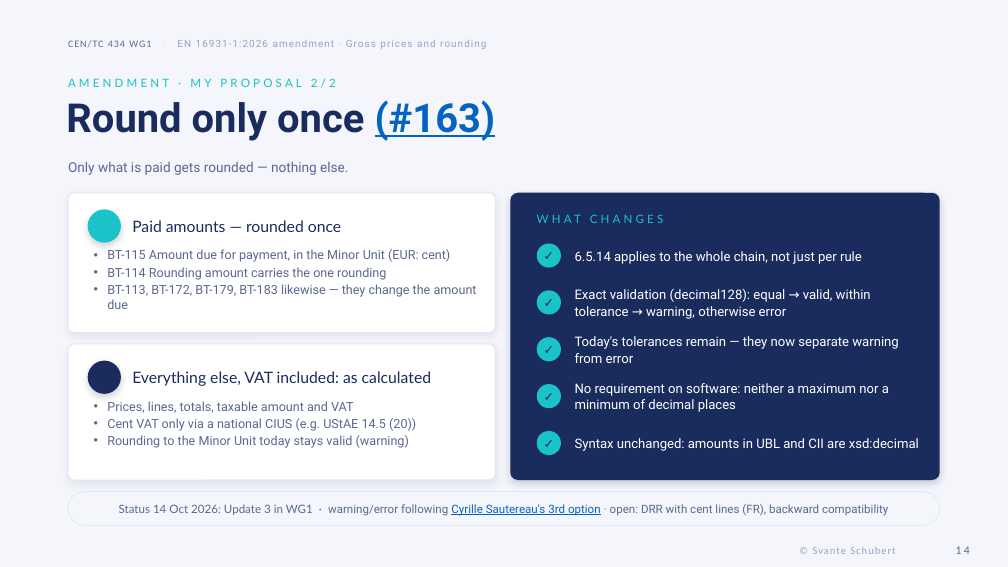
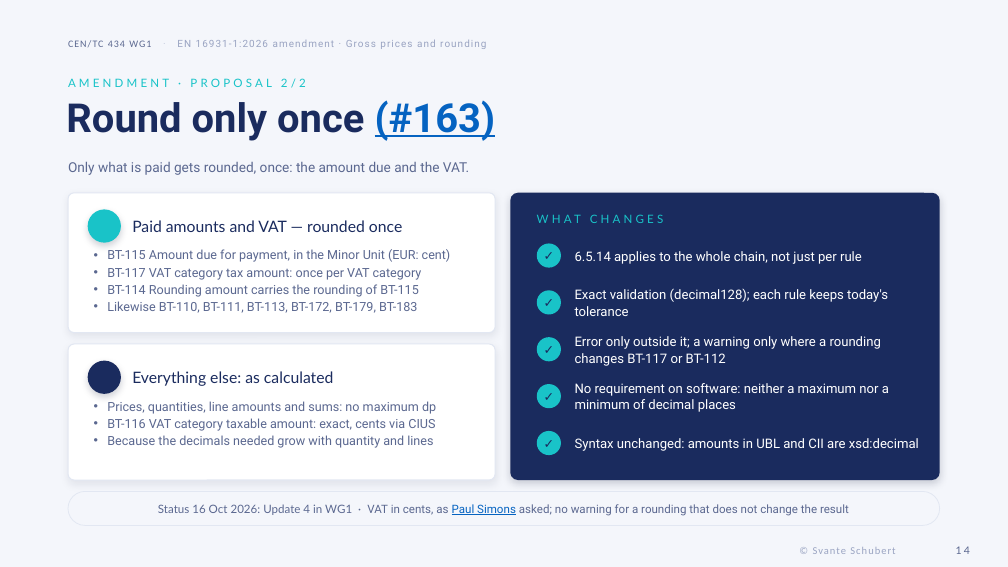
Before and after one commit to svanteschubert/testy, a slide deck: slide 14 of docs/CEN-TC434-WG1_2026_SvanteSchubert_Gross-Prices_EN.pptx. Drawn at 1008x567 pixels with LibreOffice and Linux fonts; fonts in the diff are those of the drawing; background and template pictures are left out. Boxes give left, top, right and bottom in pixels: in the first picture for what was removed or moved away, otherwise in the second. Text is boxed around its words. In the diff, an @@ line names an element or a change of style, - is before the commit and + after.

Commit message:
docs: update the WG1 gross-price pitch to update 4 of #163

```diff
--- a/docs/CEN-TC434-WG1_2026_SvanteSchubert_Gross-Prices_EN.pptx
+++ b/docs/CEN-TC434-WG1_2026_SvanteSchubert_Gross-Prices_EN.pptx
@@ text at bbox=[68, 78, 306, 88]: text changed @@
-AMENDMENT · MY PROPOSAL 2/2
+AMENDMENT · PROPOSAL 2/2
@@ text at bbox=[68, 162, 469, 175]: text changed @@
-Only what is paid gets rounded — nothing else.
+Only what is paid gets rounded, once: the amount due and the VAT.
@@ text at bbox=[132, 220, 402, 232]: text changed @@
-Paid amounts — rounded once
+Paid amounts and VAT — rounded once
@@ text at bbox=[107, 268, 422, 313]: text changed @@
-• BT-114 Rounding amount carries the one rounding
-• BT-113, BT-172, BT-179, BT-183 likewise — they change the amount due
+• BT-117 VAT category tax amount: once per VAT category
+• BT-114 Rounding amount carries the rounding of BT-115
+• Likewise BT-110, BT-111, BT-113, BT-172, BT-179, BT-183
@@ text at bbox=[575, 288, 888, 316]: text changed @@
-Exact validation (decimal128): equal → valid, within tolerance → warning, otherwise error
+Exact validation (decimal128); each rule keeps today's tolerance
@@ text at bbox=[575, 336, 881, 366]: text changed @@
-Today's tolerances remain — they now separate warning from error
+Error only outside it; a warning only where a rounding changes BT-117 or BT-112
@@ text at bbox=[132, 371, 333, 386]: text changed @@
-Everything else, VAT included: as calculated
+Everything else: as calculated
@@ text at bbox=[107, 401, 436, 448]: text changed @@
-• Prices, lines, totals, taxable amount and VAT
-• Cent VAT only via a national CIUS (e.g. UStAE 14.5 (20))
-• Rounding to the Minor Unit today stays valid (warning)
+• Prices, quantities, line amounts and sums: no maximum dp
+• BT-116 VAT category taxable amount: exact, cents via CIUS
+• Because the decimals needed grow with quantity and lines
@@ text in rounded rectangle at bbox=[158, 504, 849, 516]: text changed @@
-Status 14 Oct 2026: Update 3 in WG1 · warning/error following Cyrille Sautereau's 3rd option · open: DRR with cent lines (FR), backward compatibility
+Status 16 Oct 2026: Update 4 in WG1 · VAT in cents, as Paul Simons asked; no warning for a rounding that does not change the result
```
Also in this commit, not shown: 8 other slides changed, 1 slide added, 1 other file.
